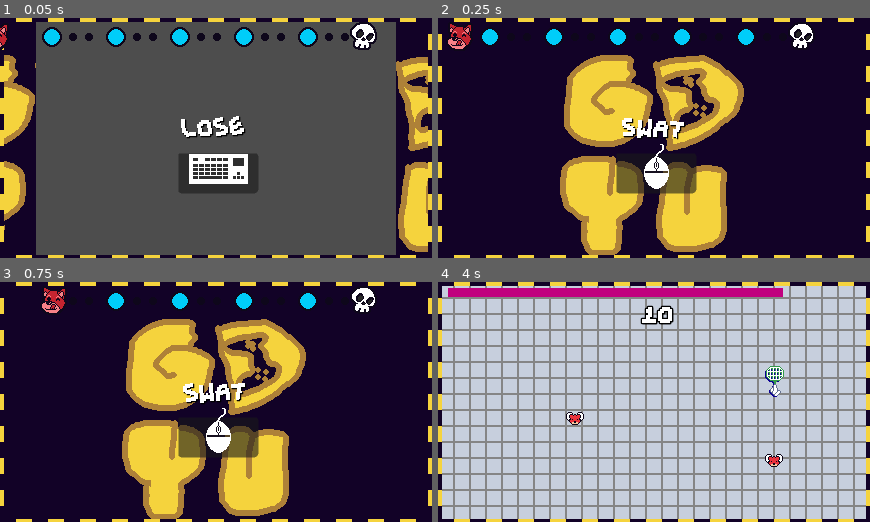
Above: before the commit, frames 1-4 (two rows, left to right).
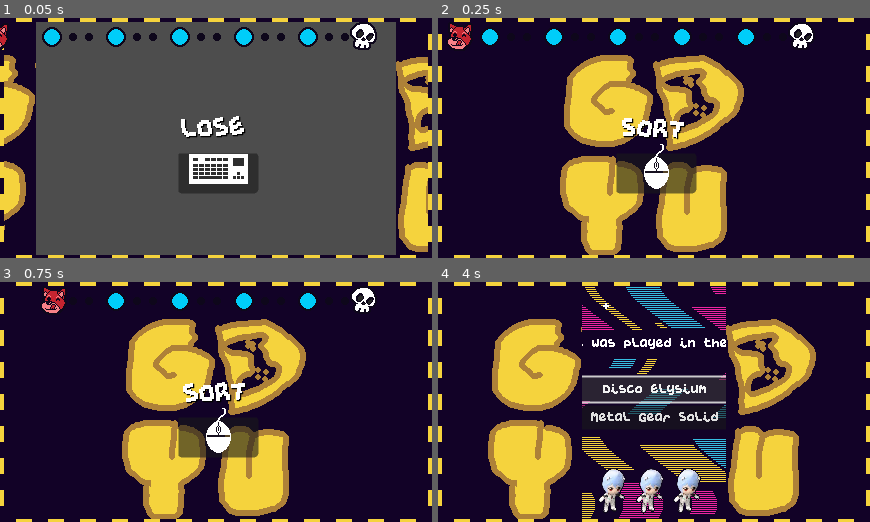
Above: after the commit, the same moments.

Repository: JUB-Yoush/scrimblo-games-vol1
Game: Godot game, scene res://main.tscn
Two runs of this game, one before a commit and one after it. Both use one fixed random seed, a clock stepped at 60 frames per second and the inputs below. This scene is started directly instead of the project's main scene. The engine's default icon, where the game draws it, is replaced by a stand-in: a white triangle on a blue panel in a dark square.
Inputs (mouse positions are in pixels of both pictures, inside the frame that each line leads up to):
- Up to frame 1 (0.05 s): no input
- Up to frame 2 (0.25 s): no input
- Up to frame 3 (0.75 s): tap Enter (ui_accept) at 0.5 s; move the mouse to (311, 390) at 0.52 s; hold Right (ui_right) from 0.53 s (still down); tap Space (draw) at 0.6 s; click (311, 390) at 0.67 s
- Up to frame 4 (4 s): tap Enter (ui_accept) at 0.77, 1.07, 1.52, 1.82, 3.02, 3.32, 3.77 s; move the mouse to (567, 414) at 1.27 s; tap Space (draw) every 0.75 s from 1.35 to 3.6 s; move the mouse to (697, 349) at 2.02 s; release Right (ui_right) at 2.03 s; hold Left (ui_left) 2.03-2.78 s; move the mouse to (861, 450) at 2.77 s; hold Right (ui_right) from 2.78 s (still down); click (861, 450) at 2.92 s; move the mouse to (774, 380) at 3.52 s; click (774, 380) at 3.67 s

Frame 1 is identical in both runs. In frame 2, 0.2% of the frame differs, in the area x 46-54%, y 42-51%; in frame 3, 0.2%; in frame 4, 94%, in the area x 0-100%, y 1-99%.

Commit message:
it is done

Diff:
--- a/audio_player.gd
+++ b/audio_player.gd
@@ -2,11 +2,13 @@
 
 
 var audio_bus_name := "Master"
+var game_over = false
 @onready var _bus := AudioServer.get_bus_index(audio_bus_name)
 @onready var sfxPlayer = $SFXPlayer
 
 # Called when the node enters the scene tree for the first time.
 func _ready() -> void:
+	process_mode = PROCESS_MODE_ALWAYS
 	set_volume(5)
 	pass # Replace with function body.
 
@@ -16,8 +18,10 @@
 	pass
 
 func play_music(music:AudioStream):
-	if stream == music:
+	if game_over:
 		return
+	# if stream == music:
+	# 	return
 
 	stream = music
 	play()
--- a/games/mushroom/src/game.gd
+++ b/games/mushroom/src/game.gd
@@ -33,6 +33,7 @@
 var shroomTimer:Timer = Timer.new()
 # Called when the node enters the scene tree for the first time.
 func _ready() -> void:
+	AudioPlayer.play_music(preload("res://assets/sound/music/mario64.ogg"))
 	%Macaroni.flip_h = true
 	playerSprite.flip_h = true
 	add_child(shroomTimer)
@@ -71,6 +72,7 @@
 	if current_game_state == GAME_STATE.PLAYING:
 		area.queue_free()
 		eating = true
+		AudioPlayer.play_sfx(preload("res://assets/sound/sfx/eat.wav"))
 		%AnimationPlayer.play("eat")
 		await %AnimationPlayer.animation_finished
 		collected_count += 1
--- a/games/vsKayla/bullet_patterns/ball_area.gd
+++ b/games/vsKayla/bullet_patterns/ball_area.gd
@@ -1,2 +1,2 @@
 extends Area2D
-var damage = 2
+var damage = 3
--- a/games/vsKayla/danmaku.gd
+++ b/games/vsKayla/danmaku.gd
@@ -167,7 +167,7 @@
 			var b = spinBulletScene.instantiate()
 			add_child(b)
 			b.speed = b_speed * mod
-			b.damage = 1
+			b.damage = 2
 			b.global_position = spiralSource.global_position
 			b.rotation = spiralSource.rotation
 		await get_tree().create_timer(.3).timeout
--- a/games/vsKayla/game.gd
+++ b/games/vsKayla/game.gd
@@ -1,7 +1,7 @@
 extends Node
 
 var PROMPT = "BOSS"
-var CONTROLS = "keeb"
+var CONTROLS = "wasd"
 
 # set up game states
 enum GAME_STATE {SETUP,MENUS,DANMAKU,ENDED}
@@ -14,16 +14,16 @@
 var curr_items = []
 var acts = ["* Check","* Appeal","* Oppose","* HR Talk"]
 
-var appeals = ["* You show Kayla a gif. \n It's spinning Rei Chiquita.","* You simply ask Kayla \n  for more social credit.","You turn to the audience \n (there is no audience)"]
+var appeals = ["* You show Kayla a gif. \n It's spinning Rei Chiquita.","* You simply ask Kayla \n  for more social credit.","* You ask Kayla who her favorite \n Chikawa is. \n ...it's Tux?","* You show Kayla she's \n the boss of this video game. \n She dosen't understand."]
 var opposes = ["* You go on an impasioned rant about \n your disdain for audio-visualizers.","* You correct Kayla. \n  \"We aren't the Gaming Club,\" \n  \"We make games, Actually\"","* You try distracting Kayla from the \n knife orbiting you."]
-var hrtalks = ["* you use the Macaroni Corpo Jargon\n technique."]
-var start_turn_texts = ["* Smells of Scrimblo resedue.","* Your heart is filled with... pasta.","* Do Scrimblos dream of \n* Sheep (2000) for the PSX?","* This Boss battle was like, \n* 50% of development time."]
-
-var enemy_turn_text = ["Well Christina, I made it. despite your directions.","I am quite fond of this Scrimblo character","Is this how you hold all your meetings?"]
-#var enemy_turn_text = ["Is this how you hold all your meetings?"]
-var opposing_turn_text = ["You've been ordering \na lot of Gino's Pizza."]
-var start_turn_text = "* world is scrim blo blo blo"
-
+
+#var hrtalks = ["* you use the Schulich Corpo Jargon\n technique.","* You use a disarming \n emote from your emote wheel.","* You start speaking Italian \n (What is she cooking ???)","* You simply ask kayla\n to stop being offended.","* Jasmine Appears!\n She throws a chikawa wrapped in copper wire. \n ...and she's gone."]
+var hrtalks = ["* Jasmine Appears!\n She throws a chikawa wrapped in \n copper wire, then leaves."]
+var start_turn_texts = ["* Smells of Scrimblo resedue.","* Your heart is filled with... pasta.","* This Boss battle was like, \n* 50% of development time.","* We have Undertale at home.","* Hopefully this bit was \n worth the wait."]
+
+var enemy_turn_text = ["Well Christina, I made it. despite your directions.","I am quite fond of this Scrimblo character","Is this how you hold all your meetings?","Don't you guys just play video games?","This fight would've been funnier 6 months ago.",]
+var opposing_turn_text = ["You've been ordering \na lot of Gino's Pizza.","Don't you guys just play video games?","I think WiSE is the better club, actually.",""]
+var start_turn_text = "this is used somewhere"
 var awaiting_command = false
 var opposing = false
 var scrimbookied = false
@@ -41,17 +41,18 @@
 @onready var action_buttons =[%FightButton, %ActButton, %ItemButton, %MercyButton]
 @onready var danmaku = $Danmaku
 
-var social_credit = 100:
+var social_credit = 0:
 	set(value):
 		if scrimbookied:
 			value += 7
 		social_credit = min(value,goal_credit)
 		%SCreditBar.value = social_credit
 		if social_credit == goal_credit:
+			%SocialCreditLabel.modulate = "#fefe00"
 			sparable = true
 			credit_reached()
 
-var goal_credit = 100
+var goal_credit = 50
 var turn_count = 1:
 	set(value):
 		turn_count = value
@@ -82,6 +83,10 @@
 signal command_completed
 signal txb_adv
 signal txb_back
+
+func play_start_sound():
+	AudioPlayer.play_sfx(preload("res://assets/sound/sfx/undertale/start.wav"))
+
 
 func _ready() -> void:
 
@@ -198,6 +203,7 @@
 	fightbar_moving = true
 	# do the timing minigame
 	await txb_adv
+	AudioPlayer.play_sfx(preload("res://assets/sound/sfx/undertale/slash.wav"))
 	%MissPlayer.play("knife")
 	await  %MissPlayer.animation_finished
 	%MissPlayer.play("miss")
@@ -214,12 +220,15 @@
 	menu_state = MENU_STATES.CHOSEN
 	AudioPlayer.play_sfx(preload("res://assets/sound/sfx/undertale/killsoundpreview.mp3"))
 	if sparable:
-		print_to_menu("* You inform Kayla that GDYU is \n* Getting a club room in the \n* Second Student Centre.")
-		await txb_adv
+		#print_to_menu("* You inform Kayla that GDYU is \n* Getting a club room in the \n* Second Student Centre.")
+		#await txb_adv
 		#turn her grey or whatever and sto animation
 		%EnemySprite.modulate = "#717171"
 		%AnimationPlayer.stop()
-		print_to_menu("* YOU WON!.\n You earned 0 XP and 0 gold.")
+		AudioPlayer.stop()
+		AudioPlayer.play_sfx(preload("res://assets/sound/sfx/undertale/killsoundpreview.wav"))
+		clear_menu()
+		%MenuString.text = "* YOU WON!.\n You earned 0 XP and 0 gold."
 		await txb_adv
 		game_over.emit(true)
 	else:
@@ -252,18 +261,18 @@
 	if item_str == "* M.Soup":
 		AudioPlayer.play_sfx(preload("res://assets/sound/sfx/undertale/snd_power.wav"))
 		hp += 15
-		print_to_menu("* Made by Maddie. \n* Healed 15 HP.")
+		%MenuString.text = "* Made by Maddie. \n* Healed 15 HP."
 		await txb_adv
 	elif item_str == "* Bingus":
 		hp += 20
 		AudioPlayer.play_sfx(preload("res://assets/sound/sfx/undertale/snd_power.wav"))
-		print_to_menu("* It's mostly Ice. \n* Healed 20 HP.")
+		%MenuString.text = "* It's mostly Ice. \n* Healed 20 HP."
 		await txb_adv
 	elif item_str == "* Scrimbookie":
 		scrimbookied = true
 		AudioPlayer.play_sfx(preload("res://assets/sound/sfx/undertale/snd_power.wav"))
 		scrimbookied_turn = turn_count
-		print_to_menu("* You feel especially persuasive.\n  Extra Social Credit for 3 turns.")
+		%MenuString.text ="* You feel especially persuasive.\n  Extra Social Credit for 3 turns."
 		await txb_adv
 	elif item_str == "* Pigeon":
 		AudioPlayer.play_sfx(preload("res://assets/sound/sfx/undertale/snd_select.wav"))
--- a/games/vsKayla/game.tscn
+++ b/games/vsKayla/game.tscn
@@ -356,6 +356,20 @@
 "update": 0,
 "values": [Vector2(159, 108), Vector2(14, 228)]
 }
+tracks/4/type = "method"
+tracks/4/imported = false
+tracks/4/enabled = true
+tracks/4/path = NodePath("%Knife/..")
+tracks/4/interp = 1
+tracks/4/loop_wrap = true
+tracks/4/keys = {
+"times": PackedFloat32Array(0.533333),
+"transitions": PackedFloat32Array(1),
+"values": [{
+"args": [],
+"method": &"play_start_sound"
+}]
+}
 
 [sub_resource type="AnimationLibrary" id="AnimationLibrary_qnsa2"]
 _data = {
@@ -457,6 +471,7 @@
 offset_top = 27.0
 offset_right = 63.0
 offset_bottom = 37.0
+max_value = 50.0
 nine_patch_stretch = true
 stretch_margin_right = 20
 stretch_margin_bottom = 10
--- a/games/yiik/game.tscn
+++ b/games/yiik/game.tscn
@@ -67,6 +67,9 @@
 
 [node name="Game" type="Node2D"]
 script = ExtResource("1_45gnx")
+blue = null
+green = null
+red = null
 
 [node name="ColorRect" type="ColorRect" parent="."]
 offset_right = 432.0
--- a/games/yiik/src/game.gd
+++ b/games/yiik/src/game.gd
@@ -52,6 +52,8 @@
 
 	$AnimationPlayer.play('slide_in')
 	await $AnimationPlayer.animation_finished
+	var monolog_path = "res://assets/sound/sfx/monolog/%s.ogg" % str(prompt_index)
+	AudioPlayer.play_sfx(load(monolog_path))
 	richTextLabel.visible = true
 	richTextLabel.text = PROMPTS[0]
 	sentence = richTextLabel.text
@@ -96,6 +98,8 @@
 
 func change_prompt():
 	prompt_index += 1
+	var monolog_path = "res://assets/sound/sfx/monolog/%s.ogg" % str(prompt_index)
+	AudioPlayer.play_sfx(load(monolog_path))
 	if prompt_index == PROMPTS.size():
 		game_over.emit(1)
 		return
--- a/games/yiik/src/game.tscn
+++ b/games/yiik/src/game.tscn
@@ -122,6 +122,9 @@
 
 [node name="Game" type="Node2D"]
 script = ExtResource("1_6lwmk")
+blue = null
+green = null
+red = null
 
 [node name="ColorRect" type="ColorRect" parent="."]
 offset_right = 432.0
--- a/games/yudumsort/src/game.gd
+++ b/games/yudumsort/src/game.gd
@@ -22,6 +22,7 @@
 	"Disco Elysium",
 	"Super Mario 64",
 	"Silent Hill 2",
+	"Sifu",
 ]
 var pool = range(GAMES.size())
 var round = 0
--- a/main.gd
+++ b/main.gd
@@ -1,13 +1,13 @@
 extends Node2D
 
-#var microgames:Array[String] = ["res://games/quickdraw/src/game.tscn",
-#"res://games/yiik/src/game.tscn",
-#"res://games/flyswat/src/game.tscn",
-#"res://games/yudumsort/src/game.tscn",
-#"res://games/mushroom/src/game.tscn",]
-var microgames:Array[String] = [
+var microgames:Array[String] = ["res://games/quickdraw/src/game.tscn",
+"res://games/yiik/src/game.tscn",
 "res://games/flyswat/src/game.tscn",
-]
+"res://games/yudumsort/src/game.tscn",
+"res://games/mushroom/src/game.tscn",]
+# var microgames:Array[String] = [
+# "res://games/flyswat/src/game.tscn",
+# ]
 var playedGames:Array[String] = []
 var result:bool
 var currentGame
@@ -48,6 +48,8 @@
 
 func game_over():
 	get_tree().paused = true
+	AudioPlayer.play_music(preload("res://assets/sound/music/brawl.ogg"))
+	AudioPlayer.game_over = true
 	%LoseAnimPlayer.play("wipe")
 	await get_tree().create_timer(1).timeout
 	%LosePanel.visible = true
@@ -61,6 +63,7 @@
 	%LosePanel.visible = false
 	#await get_tree().create_timer(1).timeout
 	#get_tree().change_scene_to_file('res://main.tscn')
+	AudioPlayer.game_over = false
 	get_tree().reload_current_scene()
 
 func boss_state():
--- a/menu.tscn
+++ b/menu.tscn
@@ -34,13 +34,21 @@
 grow_horizontal = 2
 grow_vertical = 2
 
-[node name="TextureRect" type="TextureRect" parent="VBoxContainer"]
+[node name="MarginContainer3" type="MarginContainer" parent="VBoxContainer"]
+layout_mode = 2
+theme_override_constants/margin_left = 64
+theme_override_constants/margin_right = 64
+theme_override_constants/margin_bottom = 32
+
+[node name="TextureRect" type="TextureRect" parent="VBoxContainer/MarginContainer3"]
 layout_mode = 2
 texture = ExtResource("1_3n84o")
 stretch_mode = 2
 
 [node name="MarginContainer" type="MarginContainer" parent="VBoxContainer"]
 layout_mode = 2
+theme_override_constants/margin_left = 64
+theme_override_constants/margin_right = 64
 
 [node name="StartButton" type="Button" parent="VBoxContainer/MarginContainer"]
 unique_name_in_owner = true
@@ -49,6 +57,8 @@
 
 [node name="MarginContainer2" type="MarginContainer" parent="VBoxContainer"]
 layout_mode = 2
+theme_override_constants/margin_left = 64
+theme_override_constants/margin_right = 64
 
 [node name="SettingsButton" type="Button" parent="VBoxContainer/MarginContainer2"]
 unique_name_in_owner = true
--- a/project.godot
+++ b/project.godot
@@ -10,7 +10,7 @@
 
 [application]
 
-config/name="gdyuware"
+config/name="scrimblo-game-collection-1"
 run/main_scene="res://menu.tscn"
 config/features=PackedStringArray("4.3", "GL Compatibility")
 config/icon="res://icon.svg"
@@ -48,6 +48,38 @@
 "deadzone": 0.5,
 "events": [Object(InputEventKey,"resource_local_to_scene":false,"resource_name":"","device":0,"window_id":0,"alt_presse …(194 unchanged characters)…
 , Object(InputEventKey,"resource_local_to_scene":false,"resource_name":"","device":-1,"window_id":0,"alt_pressed":false …(183 unchanged characters)…
+]
+}
+ui_left={
+"deadzone": 0.5,
+"events": [Object(InputEventKey,"resource_local_to_scene":false,"resource_name":"","device":0,"window_id":0,"alt_pressed":false,"shift_pressed":false,"ctrl_pressed":false,"meta_pressed":false,"pressed":false,"keycode":4194319,"physical_keycode":0,"key_label":0,"unicode":0,"location":0,"echo":false,"script":null)
+, Object(InputEventJoypadButton,"resource_local_to_scene":false,"resource_name":"","device":0,"button_index":13,"pressure":0.0,"pressed":false,"script":null)
+, Object(InputEventJoypadMotion,"resource_local_to_scene":false,"resource_name":"","device":0,"axis":0,"axis_value":-1.0,"script":null)
+, Object(InputEventKey,"resource_local_to_scene":false,"resource_name":"","device":-1,"window_id":0,"alt_pressed":false,"shift_pressed":false,"ctrl_pressed":false,"meta_pressed":false,"pressed":false,"keycode":0,"physical_keycode":65,"key_label":0,"unicode":97,"location":0,"echo":false,"script":null)
+]
+}
+ui_right={
+"deadzone": 0.5,
+"events": [Object(InputEventKey,"resource_local_to_scene":false,"resource_name":"","device":0,"window_id":0,"alt_pressed":false,"shift_pressed":false,"ctrl_pressed":false,"meta_pressed":false,"pressed":false,"keycode":4194321,"physical_keycode":0,"key_label":0,"unicode":0,"location":0,"echo":false,"script":null)
+, Object(InputEventJoypadButton,"resource_local_to_scene":false,"resource_name":"","device":0,"button_index":14,"pressure":0.0,"pressed":false,"script":null)
+, Object(InputEventJoypadMotion,"resource_local_to_scene":false,"resource_name":"","device":0,"axis":0,"axis_value":1.0,"script":null)
+, Object(InputEventKey,"resource_local_to_scene":false,"resource_name":"","device":-1,"window_id":0,"alt_pressed":false,"shift_pressed":false,"ctrl_pressed":false,"meta_pressed":false,"pressed":false,"keycode":0,"physical_keycode":68,"key_label":0,"unicode":100,"location":0,"echo":false,"script":null)
+]
+}
+ui_up={
+"deadzone": 0.5,
+"events": [Object(InputEventKey,"resource_local_to_scene":false,"resource_name":"","device":0,"window_id":0,"alt_pressed":false,"shift_pressed":false,"ctrl_pressed":false,"meta_pressed":false,"pressed":false,"keycode":4194320,"physical_keycode":0,"key_label":0,"unicode":0,"location":0,"echo":false,"script":null)
+, Object(InputEventJoypadButton,"resource_local_to_scene":false,"resource_name":"","device":0,"button_index":11,"pressure":0.0,"pressed":false,"script":null)
+, Object(InputEventJoypadMotion,"resource_local_to_scene":false,"resource_name":"","device":0,"axis":1,"axis_value":-1.0,"script":null)
+, Object(InputEventKey,"resource_local_to_scene":false,"resource_name":"","device":-1,"window_id":0,"alt_pressed":false,"shift_pressed":false,"ctrl_pressed":false,"meta_pressed":false,"pressed":false,"keycode":0,"physical_keycode":87,"key_label":0,"unicode":119,"location":0,"echo":false,"script":null)
+]
+}
+ui_down={
+"deadzone": 0.5,
+"events": [Object(InputEventKey,"resource_local_to_scene":false,"resource_name":"","device":0,"window_id":0,"alt_pressed":false,"shift_pressed":false,"ctrl_pressed":false,"meta_pressed":false,"pressed":false,"keycode":4194322,"physical_keycode":0,"key_label":0,"unicode":0,"location":0,"echo":false,"script":null)
+, Object(InputEventJoypadButton,"resource_local_to_scene":false,"resource_name":"","device":0,"button_index":12,"pressure":0.0,"pressed":false,"script":null)
+, Object(InputEventJoypadMotion,"resource_local_to_scene":false,"resource_name":"","device":0,"axis":1,"axis_value":1.0,"script":null)
+, Object(InputEventKey,"resource_local_to_scene":false,"resource_name":"","device":-1,"window_id":0,"alt_pressed":false,"shift_pressed":false,"ctrl_pressed":false,"meta_pressed":false,"pressed":false,"keycode":0,"physical_keycode":83,"key_label":0,"unicode":115,"location":0,"echo":false,"script":null)
 ]
 }
 draw={
--- /dev/null
+++ b/win.gd
@@ -0,0 +1,13 @@
+extends Control
+
+
+# Called when the node enters the scene tree for the first time.
+func _ready() -> void:
+	AudioPlayer.stop()
+	%Restart.pressed.connect(func(): get_tree().change_scene_to_file('res://main.tscn'))
+	pass # Replace with function body.
+
+
+# Called every frame. 'delta' is the elapsed time since the previous frame.
+func _process(delta: float) -> void:
+	pass
--- a/win.tscn
+++ b/win.tscn
@@ -1,16 +1,32 @@
-[gd_scene format=3 uid="uid://d3kmg3dvrdexm"]
+[gd_scene load_steps=2 format=3 uid="uid://d3kmg3dvrdexm"]
 
-[node name="Control" type="Control"]
+[ext_resource type="Script" path="res://win.gd" id="1_pn6ai"]
+
+[node name="win" type="Control"]
 layout_mode = 3
 anchors_preset = 15
 anchor_right = 1.0
 anchor_bottom = 1.0
 grow_horizontal = 2
 grow_vertical = 2
+script = ExtResource("1_pn6ai")
 
 [node name="Label" type="Label" parent="."]
 layout_mode = 0
-offset_right = 40.0
-offset_bottom = 23.0
-text = "Time prevented a nicer looking win screen i'm sorry th
-ansks for playing regardless yipee"
+offset_left = 13.0
+offset_top = 3.0
+offset_right = 431.0
+offset_bottom = 239.0
+text = "Please pretend this is a super nice and cool looking win screen that I spent a lot of effort making, and not one that I made after going \"wait... there's no win screen\"
+
+Hope you had fun playing the game and thought it was at least a little funny. If you laughed that'd be great, but I'll take a lil nose exhale as a consession."
+autowrap_mode = 2
+
+[node name="Restart" type="Button" parent="."]
+unique_name_in_owner = true
+layout_mode = 0
+offset_left = 173.0
+offset_top = 209.0
+offset_right = 246.0
+offset_bottom = 240.0
+text = "Restart!!"
Binary file added: assets/banner.png
Not shown, added: assets/banner.png.import
Binary file changed: assets/logo-temp.png
Not shown, added: assets/sound/music/brawl.ogg.import
Not shown, changed: assets/sound/music/cover1.ogg.import
Not shown, changed: assets/sound/music/flyswat.ogg.import
Not shown, changed: assets/sound/music/gant_steps_ambient.ogg.import
Not shown, added: assets/sound/music/mario64.ogg.import
Not shown, changed: assets/sound/music/output.ogg.import
Not shown, added: assets/sound/sfx/eat.wav.import
Not shown, added: assets/sound/sfx/monolog/0.ogg.import
Not shown, added: assets/sound/sfx/monolog/1.ogg.import
(and 24 more such lines)
